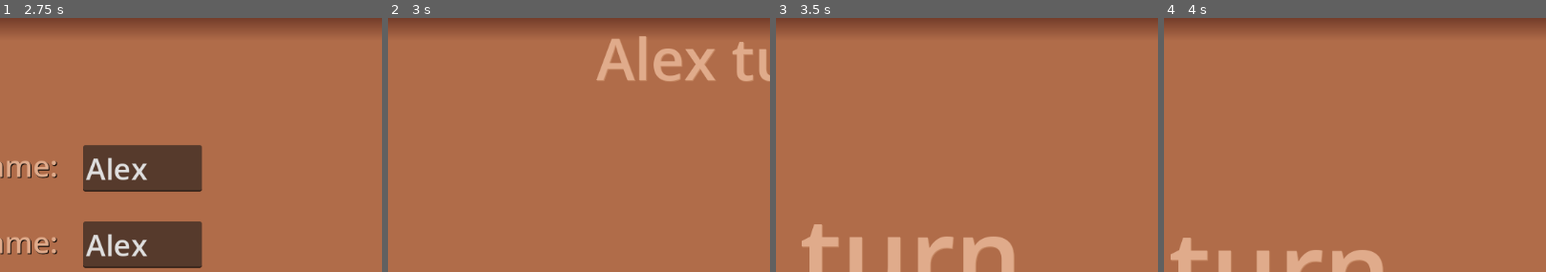
Above: before the commit, frames 1-4 (left to right).
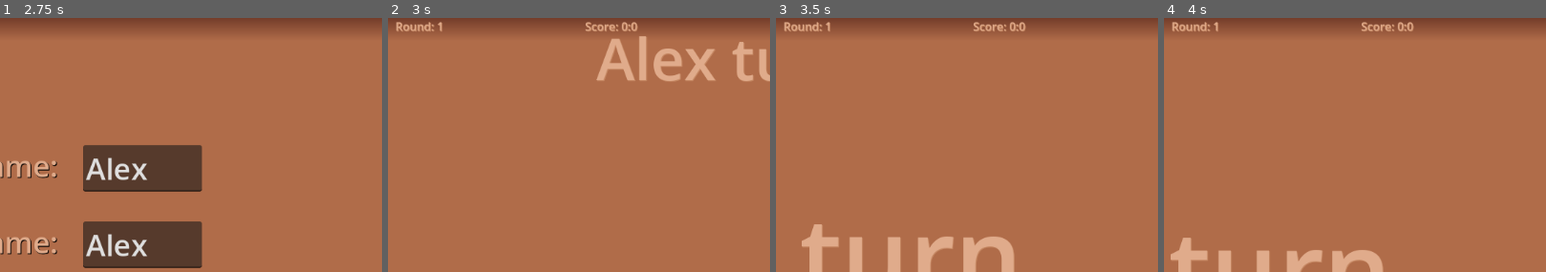
Above: after the commit, the same moments.

Repository: smkillerz777-star/RPS-Extreme
Game: Godot game, scene res://main_menu.tscn
Two runs of this game, one before a commit and one after it. Both use one fixed random seed, a clock stepped at 60 frames per second and the inputs below.
Inputs (mouse positions are % of the whole screen's width and height, from its top left):
- Up to frame 1 (2.75 s): click "PLAY" at 0.5 s; click (58, 30) at 1.27 s; type "Alex" at 1.35 s; click (58, 45) at 1.5 s; type "Alex" at 1.58 s; click "BACK/PAUSE" at 2 s
- Up to frame 2 (3 s): click "START" at 2.75 s
- Up to frame 3 (3.5 s): no input
- Up to frame 4 (4 s): tap Enter at 3.5 s; move the mouse to (72, 45) at 3.52 s; hold Right from 3.53 s (still down); tap Alt at 3.6 s; click (72, 45) at 3.67 s
The pictures show only the part of the screen within x 39-89%, y 0-50%; the shares and areas given below are measured in that part.

Frame 1 is identical in both runs. In frame 2, 0.5% of the frame differs, in the area x 2-66%, y 1-6%; in frame 3, 0.5%; in frame 4, 0.5%.

Commit message:
added round, score text on main_game
now player can see their scores and also the round they are playing

Diff:
--- a/rps-extreme/global.gd
+++ b/rps-extreme/global.gd
@@ -9,8 +9,8 @@
 var player2 = "player2"
 var time_past = 0.0
 var winner = "player1"
-var rounds = 1
-var card_selected = 1
+var rounds = 3
+var card_selected = 3
 var again = false
 var description = "fire burns paper
 fire boils water
--- a/rps-extreme/main_game.gd
+++ b/rps-extreme/main_game.gd
@@ -43,6 +43,7 @@
 		selected = []
 		turn = 1
 		match_game+=1
+		$Label3.text = "Round: " + str(match_game)
 		selection_end(global.selected2)
 		mmatch()
 
@@ -127,7 +128,6 @@
 
 func mmatch():
 	for i in range(max_element_selected):
-		print(fight(global.selected1[i],global.selected2[i]))
 		if(fight(global.selected1[i],global.selected2[i])==global.selected1[i]):
 			print_description(global.selected1[i],global.selected2[i])
 			score1+=1
@@ -142,6 +142,7 @@
 		global.score2 += 1
 	else:
 		label_animation("tie",0.5)
+	$Label2.text = "Score: " + str(global.score1) + ":" + str(global.score2)
 	if(match_game<=max_match_game):
 		label_animation(global.player1 + " turn",0.5)
 		score1 = 0
@@ -228,6 +229,8 @@
 	$input2.visible = false
 	$player1.visible = false
 	$player2.visible = false
+	$Label2.visible = true
+	$Label3.visible = true
 	for i in range(3,11):
 		get_child(i).visible = true
 	tween = create_tween()
@@ -247,7 +250,6 @@
 	card_enabled = true
 
 func  card_disable():
-	print("hi")
 	for i in range(4,11):
 		get_child(i).get_child(1).disabled = true
 	card_enabled = false
@@ -272,7 +274,7 @@
 			offset = 2
 		else:
 			offset = (loser-winner-1)
-	label_animation(global.description[(winner)*3+offset],2,70)
+	label_animation(global.description[(winner)*3+offset],1,70)
 
 
 func _on_exit_pressed() -> void:
--- a/rps-extreme/main_game.tscn
+++ b/rps-extreme/main_game.tscn
@@ -225,6 +225,36 @@
 offset_left = -95.0
 theme_override_font_sizes/font_size = 40
 text = "EXIT"
+
+[node name="Label2" type="Label" parent="." unique_id=1812311553]
+visible = false
+layout_mode = 1
+anchors_preset = 1
+anchor_left = 1.0
+anchor_right = 1.0
+offset_left = -379.0
+offset_right = -279.0
+offset_bottom = 23.0
+grow_horizontal = 0
+theme_override_colors/font_color = Color(0.8784314, 0.67058825, 0.54509807, 1)
+theme_override_colors/font_shadow_color = Color(0.7764706, 0.53333336, 0.3882353, 1)
+theme_override_font_sizes/font_size = 16
+text = "Score: 0:0"
+
+[node name="Label3" type="Label" parent="." unique_id=711932285]
+visible = false
+layout_mode = 1
+anchors_preset = 1
+anchor_left = 1.0
+anchor_right = 1.0
+offset_left = -647.0
+offset_right = -547.0
+offset_bottom = 23.0
+grow_horizontal = 0
+theme_override_colors/font_color = Color(0.8784314, 0.67058825, 0.54509807, 1)
+theme_override_colors/font_shadow_color = Color(0.7764706, 0.53333336, 0.3882353, 1)
+theme_override_font_sizes/font_size = 16
+text = "Round: 1"
 
 [connection signal="pressed" from="fire/fire2" to="." method="_on_fire_pressed"]
 [connection signal="pressed" from="paper/paper" to="." method="_on_paper_pressed"]
